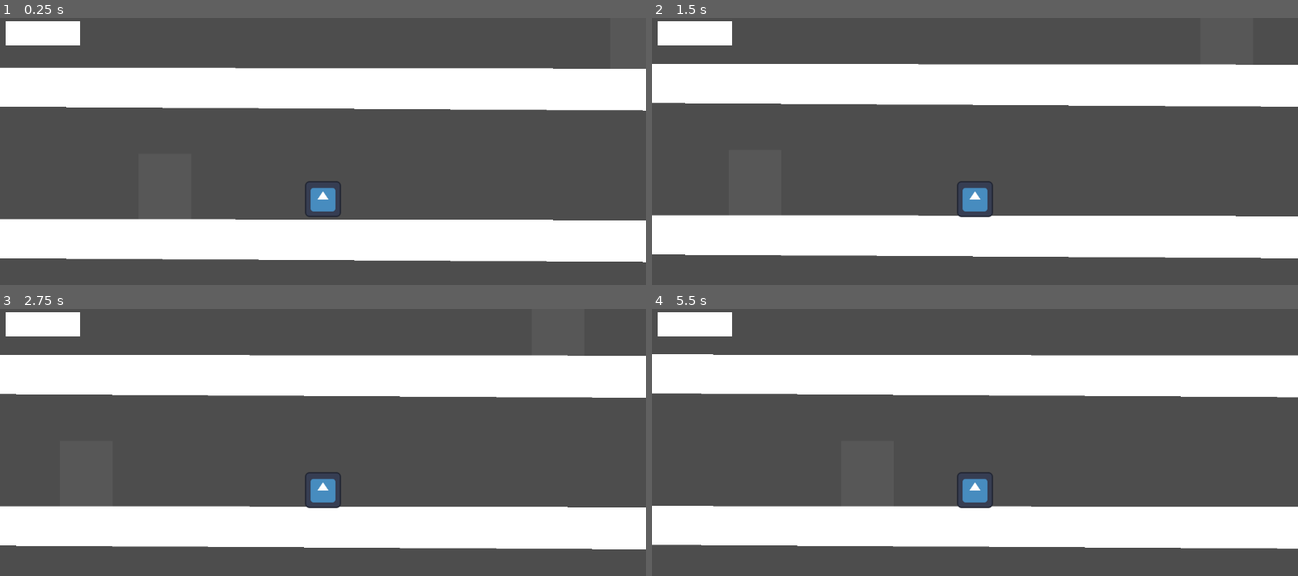
Above: before the commit, frames 1-4 (two rows, left to right).
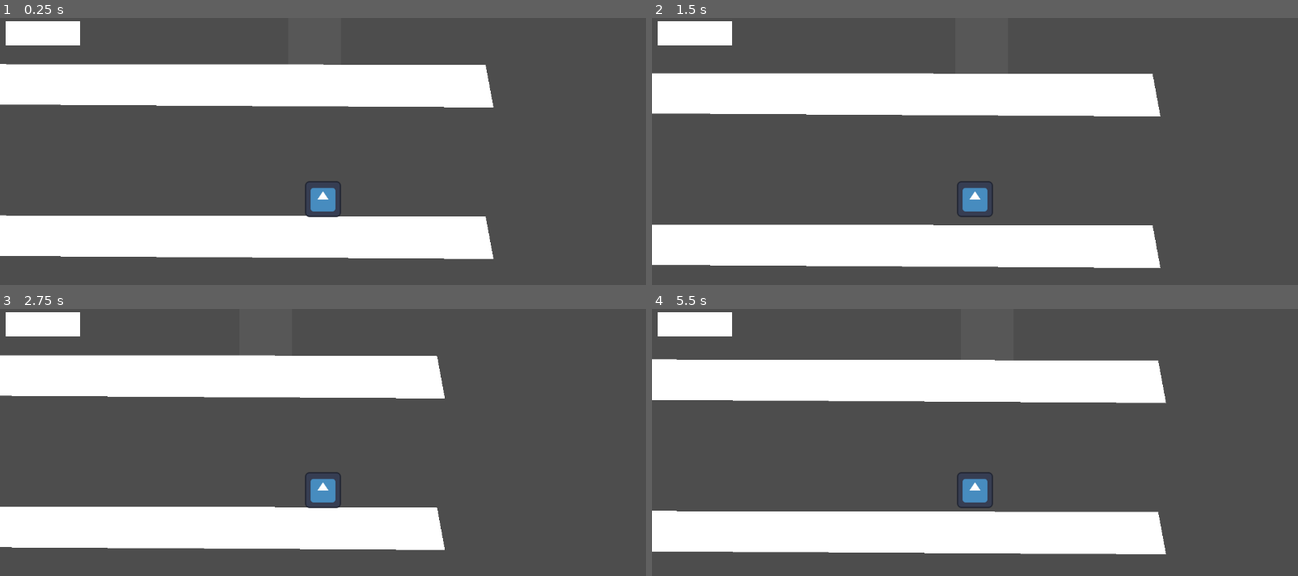
Above: after the commit, the same moments.

Repository: sppmacd/everything-has-to-end
Game: Godot game, scene res://main.tscn
Same seed, same stepped clock (60 frames per second), same inputs: the game is played once before the commit and once after it. The engine's default icon, where the game draws it, is replaced by a stand-in: a white triangle on a blue panel in a dark square.
Inputs:
- Up to frame 1 (0.25 s): no input
- Up to frame 2 (1.5 s): tap Enter at 0.5 s; hold D 0.53-1.28 s; tap E at 0.6 s; tap R at 0.8, 1.35 s; hold A from 1.28 s (still down)
- Up to frame 3 (2.75 s): tap E at 1.55, 2.1 s; release A at 2.03 s; hold D from 2.03 s (still down); tap R at 2.3 s
- Up to frame 4 (5.5 s): tap R at 2.85, 3.8, 4.35, 5.3 s; tap E at 3.05, 3.6, 4.55, 5.1 s; release D at 3.53 s; hold A from 3.53 s (still down)

The runs differ from the first frame. In frame 1, 11% of the frame differs, in the area x 0-100%, y 17-92%; in frame 2, 19%, in the area x 0-100%, y 17-94%; in frame 3, 12%; in frame 4, 14%.

Commit message:
Add respawn logic

Diff:
--- a/entities/player.gd
+++ b/entities/player.gd
@@ -27,7 +27,7 @@
 
 func _unhandled_key_input(event: InputEvent) -> void:
     if event is InputEventKey:
-        if event.keycode == KEY_E and can_use_objects:
+        if event.keycode == KEY_E and event.is_pressed() and can_use_objects:
             var uo = _find_usable_objects()
             if len(uo) > 0:
                 uo[0]._action_use(self)
--- a/entities/player.tscn
+++ b/entities/player.tscn
@@ -36,3 +36,5 @@
 text = "Press E to use"
 horizontal_alignment = 1
 vertical_alignment = 1
+
+[node name="Camera2D" type="Camera2D" parent="."]
--- /dev/null
+++ b/levels/level.gd
@@ -0,0 +1,18 @@
+extends Node2D
+
+@onready var player: Player = $Player
+@onready var spawn_point: Marker2D = $SpawnPoint
+
+func _ready() -> void:
+    respawn_player()
+
+func respawn_player():
+    player.position = spawn_point.global_position
+
+func _unhandled_key_input(event: InputEvent) -> void:
+    if event is InputEventKey:
+        if event.keycode == KEY_R and event.is_pressed():
+            respawn_player()
+
+func _on_respawn_timer_timeout() -> void:
+    respawn_player()
--- /dev/null
+++ b/levels/level.tscn
@@ -0,0 +1,17 @@
+[gd_scene load_steps=3 format=3 uid="uid://jo32yx1vbsco"]
+
+[ext_resource type="Script" uid="uid://cvyeqii6l0cgh" path="res://levels/level.gd" id="1_80vhd"]
+[ext_resource type="PackedScene" uid="uid://b0myivfh6cthu" path="res://entities/player.tscn" id="2_hjsbj"]
+
+[node name="Level" type="Node2D"]
+script = ExtResource("1_80vhd")
+
+[node name="SpawnPoint" type="Marker2D" parent="."]
+
+[node name="Player" parent="." instance=ExtResource("2_hjsbj")]
+
+[node name="RespawnTimer" type="Timer" parent="."]
+wait_time = 20.0
+autostart = true
+
+[connection signal="timeout" from="RespawnTimer" to="." method="_on_respawn_timer_timeout"]
--- a/levels/level2.tscn
+++ b/levels/level2.tscn
@@ -1,85 +1,83 @@
 [gd_scene load_steps=4 format=3 uid="uid://d3vm4dg0841ls"]
 
-[ext_resource type="PackedScene" uid="uid://b0myivfh6cthu" path="res://entities/player.tscn" id="1_sjb42"]
+[ext_resource type="PackedScene" uid="uid://jo32yx1vbsco" path="res://levels/level.tscn" id="1_p1d34"]
 [ext_resource type="PackedScene" uid="uid://4rhntp45r3y4" path="res://entities/stairs.tscn" id="2_p1d34"]
 
-[sub_resource type="RectangleShape2D" id="RectangleShape2D_p1d34"]
+[sub_resource type="RectangleShape2D" id="RectangleShape2D_qyb5k"]
 size = Vector2(1707.5, 75)
 
-[node name="Level2" type="Node2D"]
+[node name="Level" instance=ExtResource("1_p1d34")]
 
-[node name="Player" parent="." instance=ExtResource("1_sjb42")]
-position = Vector2(-5, 49)
+[node name="SpawnPoint" parent="." index="0"]
+position = Vector2(569, 63)
 
-[node name="Camera2D" type="Camera2D" parent="Player"]
+[node name="Floor0" type="Node2D" parent="." index="1"]
 
-[node name="Floor0" type="Node2D" parent="."]
-
-[node name="Stairs_up" parent="Floor0" instance=ExtResource("2_p1d34")]
+[node name="Stairs_up" parent="Floor0" index="0" instance=ExtResource("2_p1d34")]
 position = Vector2(-287, 120)
 
-[node name="Target" type="Marker2D" parent="Floor0/Stairs_up"]
+[node name="Target" type="Marker2D" parent="Floor0/Stairs_up" index="2"]
 position = Vector2(-2, -316)
 
-[node name="StaticBody2D" type="StaticBody2D" parent="Floor0"]
+[node name="StaticBody2D" type="StaticBody2D" parent="Floor0" index="1"]
 
-[node name="CollisionShape2D" type="CollisionShape2D" parent="Floor0/StaticBody2D"]
+[node name="CollisionShape2D" type="CollisionShape2D" parent="Floor0/StaticBody2D" index="0"]
 position = Vector2(15.25, 158.5)
-shape = SubResource("RectangleShape2D_p1d34")
+shape = SubResource("RectangleShape2D_qyb5k")
 
-[node name="Polygon2D" type="Polygon2D" parent="Floor0/StaticBody2D"]
+[node name="Polygon2D" type="Polygon2D" parent="Floor0/StaticBody2D" index="1"]
 polygon = PackedVector2Array(-840, 117, 859, 120, 873, 196, -839, 186)
 
-[node name="Floor1" type="Node2D" parent="."]
+[node name="Floor1" type="Node2D" parent="." index="2"]
 position = Vector2(0, -271)
 
-[node name="Stairs_up" parent="Floor1" instance=ExtResource("2_p1d34")]
+[node name="Stairs_up" parent="Floor1" index="0" instance=ExtResource("2_p1d34")]
 position = Vector2(554, 120)
 
-[node name="Target" type="Marker2D" parent="Floor1/Stairs_up"]
+[node name="Target" type="Marker2D" parent="Floor1/Stairs_up" index="2"]
 position = Vector2(-2, -316)
 
-[node name="StaticBody2D" type="StaticBody2D" parent="Floor1"]
+[node name="StaticBody2D" type="StaticBody2D" parent="Floor1" index="1"]
 
-[node name="CollisionShape2D" type="CollisionShape2D" parent="Floor1/StaticBody2D"]
+[node name="CollisionShape2D" type="CollisionShape2D" parent="Floor1/StaticBody2D" index="0"]
 position = Vector2(15.25, 158.5)
-shape = SubResource("RectangleShape2D_p1d34")
+shape = SubResource("RectangleShape2D_qyb5k")
 
-[node name="Polygon2D" type="Polygon2D" parent="Floor1/StaticBody2D"]
+[node name="Polygon2D" type="Polygon2D" parent="Floor1/StaticBody2D" index="1"]
 polygon = PackedVector2Array(-840, 117, 859, 120, 873, 196, -839, 186)
 
-[node name="Floor2" type="Node2D" parent="."]
+[node name="Floor2" type="Node2D" parent="." index="3"]
 position = Vector2(0, -533)
 
-[node name="Stairs_up" parent="Floor2" instance=ExtResource("2_p1d34")]
+[node name="Stairs_up" parent="Floor2" index="0" instance=ExtResource("2_p1d34")]
 position = Vector2(-287, 120)
 
-[node name="Target" type="Marker2D" parent="Floor2/Stairs_up"]
+[node name="Target" type="Marker2D" parent="Floor2/Stairs_up" index="2"]
 position = Vector2(-2, -316)
 
-[node name="StaticBody2D" type="StaticBody2D" parent="Floor2"]
+[node name="StaticBody2D" type="StaticBody2D" parent="Floor2" index="1"]
 
-[node name="CollisionShape2D" type="CollisionShape2D" parent="Floor2/StaticBody2D"]
+[node name="CollisionShape2D" type="CollisionShape2D" parent="Floor2/StaticBody2D" index="0"]
 position = Vector2(15.25, 158.5)
-shape = SubResource("RectangleShape2D_p1d34")
+shape = SubResource("RectangleShape2D_qyb5k")
 
-[node name="Polygon2D" type="Polygon2D" parent="Floor2/StaticBody2D"]
+[node name="Polygon2D" type="Polygon2D" parent="Floor2/StaticBody2D" index="1"]
 polygon = PackedVector2Array(-840, 117, 859, 120, 873, 196, -839, 186)
 
-[node name="Floor3" type="Node2D" parent="."]
+[node name="Floor3" type="Node2D" parent="." index="4"]
 position = Vector2(0, -780)
 
-[node name="Stairs_up" parent="Floor3" instance=ExtResource("2_p1d34")]
+[node name="Stairs_up" parent="Floor3" index="0" instance=ExtResource("2_p1d34")]
 position = Vector2(526, 120)
 
-[node name="Target" type="Marker2D" parent="Floor3/Stairs_up"]
+[node name="Target" type="Marker2D" parent="Floor3/Stairs_up" index="2"]
 position = Vector2(-2, -316)
 
-[node name="StaticBody2D" type="StaticBody2D" parent="Floor3"]
+[node name="StaticBody2D" type="StaticBody2D" parent="Floor3" index="1"]
 
-[node name="CollisionShape2D" type="CollisionShape2D" parent="Floor3/StaticBody2D"]
+[node name="CollisionShape2D" type="CollisionShape2D" parent="Floor3/StaticBody2D" index="0"]
 position = Vector2(15.25, 158.5)
-shape = SubResource("RectangleShape2D_p1d34")
+shape = SubResource("RectangleShape2D_qyb5k")
 
-[node name="Polygon2D" type="Polygon2D" parent="Floor3/StaticBody2D"]
+[node name="Polygon2D" type="Polygon2D" parent="Floor3/StaticBody2D" index="1"]
 polygon = PackedVector2Array(-840, 117, 859, 120, 873, 196, -839, 186)
Not shown, added: levels/level.gd.uid
